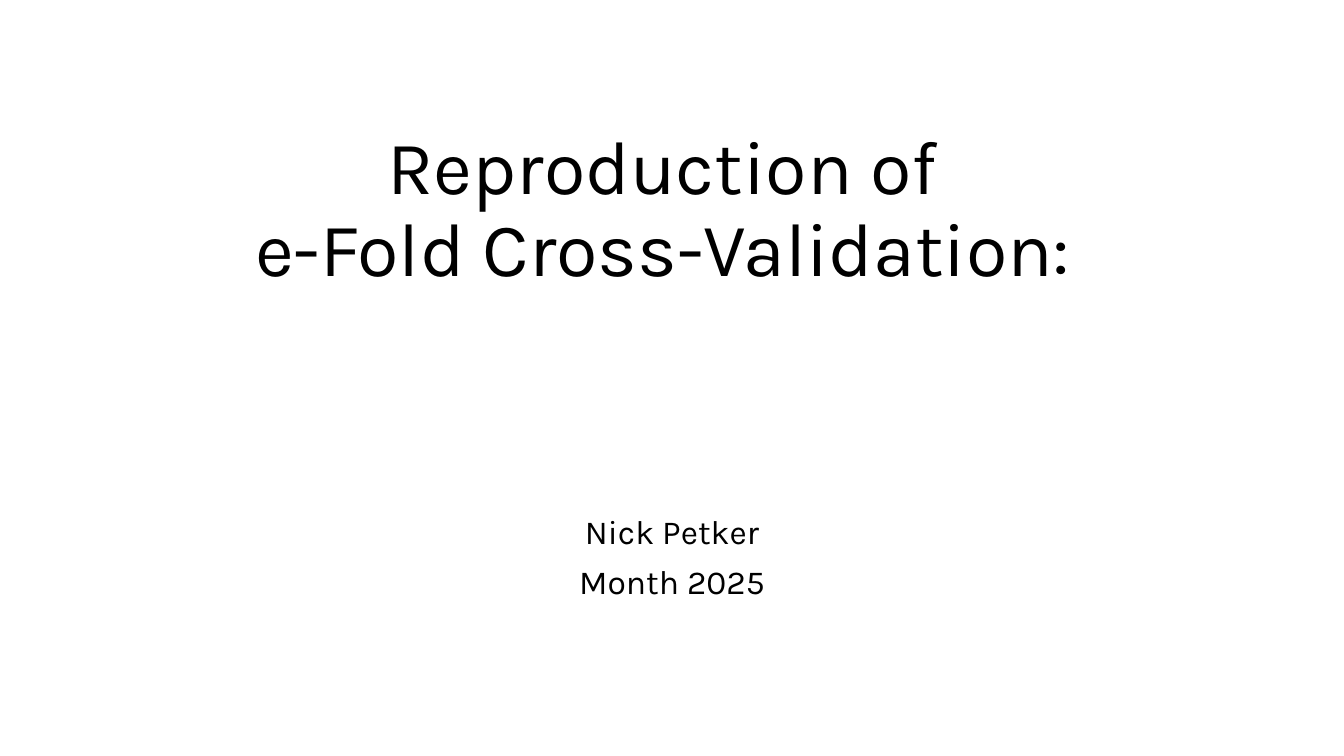
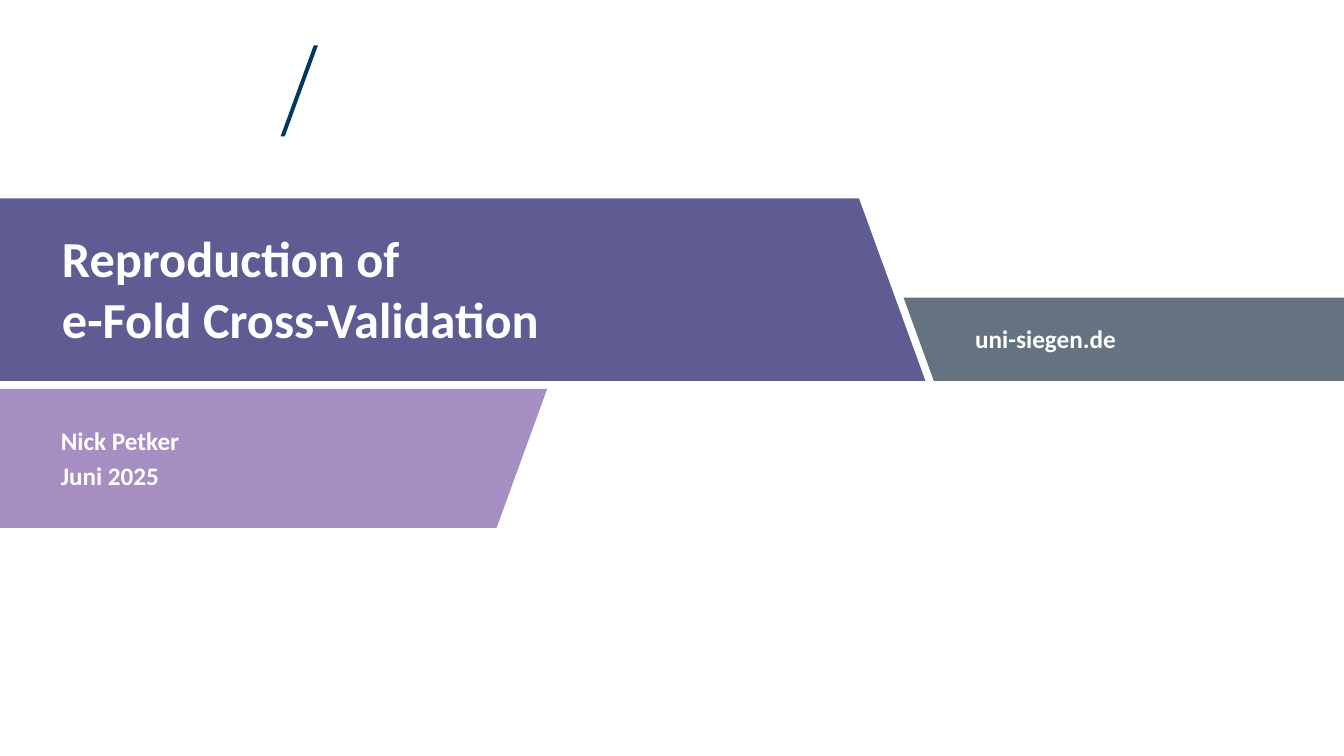
Before and after one commit to ShadNick/Evaluation-of-e-Fold-Cross-Validation, a slide deck: slide 1 of Documents/Reproduction e-fold Cross-Validation Papers .pptx. Drawn at 1344x756 pixels with LibreOffice and Linux fonts; fonts in the diff are those of the drawing; background and template pictures are left out. Boxes give left, top, right and bottom in pixels: in the first picture for what was removed or moved away, otherwise in the second. Text is boxed around its words. In the diff, an @@ line names an element or a change of style, - is before the commit and + after.

```diff
--- a/Documents/Reproduction e-fold Cross-Validation Papers .pptx
+++ b/Documents/Reproduction e-fold Cross-Validation Papers .pptx
@@ parallelogram added at (280,45,318,136), fill #00385F @@
@@ freeform shape added at (0,199,926,381), fill #5F5B93 @@
@@ title "Reproduction of e-Fold Cross-Validation" at (62,241,539,339): vertical alignment bottom to top @@
@@ title at (62,241,539,339): text changed; size 54 to 36 pt; font Karla to Calibri; text colour #000000 to #FFFFFF; bold on @@
-Reproduction of
-e-Fold Cross-Validation:
+Reproduction of
+e-Fold Cross-Validation
@@ freeform shape added at (903,297,1344,381), fill #657280 @@
@@ text added at (975,330,1116,352), 18 pt, text #FFFFFF, bold @@
+uni-siegen.de
@@ freeform shape added at (0,389,547,528), fill #A78EC2 @@
@@ text added at (61,432,179,450), 18 pt, text #FFFFFF, bold @@
+Nick Petker
@@ text added at (61,467,159,485), 18 pt, text #FFFFFF, bold @@
+Juni 2025
@@ subtitle removed at (579,521,765,595) @@
-Nick Petker
-Month 2025
```
Also in this commit, not shown: 7 slides added, 3 other files.
